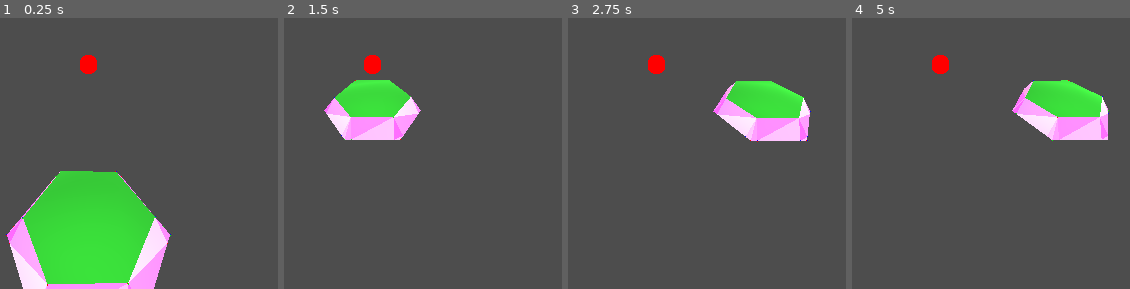
Above: before the commit, frames 1-4 (left to right).
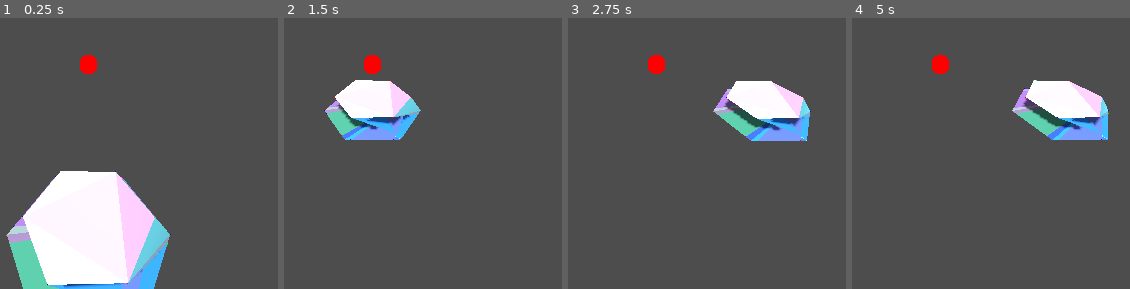
Above: after the commit, the same moments.

Repository: vincentwoelfer/hex
Game: Godot game, scene res://scenes/TestScene.tscn
Two runs of this game, one before a commit and one after it. Both use one fixed random seed, a clock stepped at 60 frames per second and the inputs below.
Inputs (mouse positions are in pixels of both pictures, inside the frame that each line leads up to):
- Up to frame 1 (0.25 s): no input
- Up to frame 2 (1.5 s): tap Enter at 0.5 s; move the mouse to (548, 42) at 0.52 s; hold S (move_cam_backward) 0.53-1.28 s; move the mouse to (outside the picture) at 1.27 s; tap W (move_cam_forward) at 1.35 s
- Up to frame 3 (2.75 s): move the mouse to (outside the picture) at 2.02 s; hold A (move_cam_left) from 2.03 s (still down)
- Up to frame 4 (5 s): move the mouse to (899, 153) at 2.77 s; release A (move_cam_left) at 2.78 s; tap D (move_cam_right) at 2.85 s; tap Space at 3.5 s; move the mouse to (outside the picture) at 3.52 s; hold Q (rotate_cam_left) 3.53-4.28 s; move the mouse to (outside the picture) at 4.27 s; tap E (rotate_cam_right) at 4.35 s

The runs differ from the first frame. In frame 1, 20% of the frame differs, in the area x 2-62%, y 56-100%; in frame 2, 5.8%; in frame 3, 5.9%; in frame 4, 5.9%.

Commit message:
Work on triangulation

Diff:
--- a/src/HexGeometry.gd
+++ b/src/HexGeometry.gd
@@ -4,6 +4,7 @@
 
 # Class variables
 var terrainMesh: MeshInstance3D
+var triangles: Array[Triangle]
 
 # Input
 @export var adjacent: Array[int] = [1, 1, 0, 0, -1, -1]
@@ -22,112 +23,79 @@
 	generate()
 
 func generate() -> void:
-	#assert(adjacent.size() == 6)
-	#adjacent.resize(6)
-	#adjacent.assign(range(7).filter(func(item: int) -> int: return item if item != null else 0))
-	#adjacent = adjacent.map(func(item: int) -> int: return item if item != null else 0)
+	generateTriangles()
 
+	# Build Mesh
 	var st: SurfaceTool = SurfaceTool.new()
 	st.begin(Mesh.PRIMITIVE_TRIANGLES)
+
+	for tri in triangles:
+		tri.addToSurfaceTool(st)
+
 	#########################################
+	# Removes duplicates. Only use later to not mask real number of vertices
+	#st.index()
+
+	st.generate_normals()
+	terrainMesh.mesh = st.commit()
+	terrainMesh.create_debug_tangents()
+
+	# Only for statistics output
+	var mdt := MeshDataTool.new()
+	mdt.create_from_surface(terrainMesh.mesh as ArrayMesh, 0)
+	print("Generated HexGeometry: ", mdt.get_vertex_count(), " vertices, ", mdt.get_face_count(), " faces")
+
+func generateTriangles() -> void:
+	triangles.clear()
 
 	var verts_inner := Utility.generateFullHexagonNoCorners(HexConst.inner_radius, HexConst.extra_verts_per_side, HexConst.core_circle_smooth_strength)
 	var verts_outer := Utility.generateFullHexagonWithCorners(HexConst.inner_radius, HexConst.outer_radius, HexConst.extra_verts_per_side)
 
+	# Adjust height of inner ring
 	for i in range(verts_inner.size()):
-		var h_var := 0.05
+		var h_var := 0.00 # 0.05
 		verts_inner[i].y += clamp(randfn(0.0, HexConst.height * h_var), HexConst.height * -h_var, HexConst.height * h_var)
 		verts_inner[i] += Utility.randCircularOffset(HexConst.inner_radius * 0.04)
 
-
-	# Adjust height of outer vertices according do adjacent tiles.
+	# Adjust height of outer vertices according do adjacent tiles
 	# We do this per corner!
 	for i in range(verts_outer.size()):
 		verts_outer[i].y -= HexConst.height
 
-	# for corner_dir in HexDir.values():
-	# 	var left_adjacent := adjacent[HexDir.prev(corner_dir)]
-	# 	var right_adjacent := adjacent[corner_dir]
-	# 	var height_left := HexConst.transition_height(left_adjacent)
-	# 	var height_right := HexConst.transition_height(right_adjacent)
+	#########################################
+	# Triangles for inner Hex Surface
+	#########################################
+	var col := Utility.randColor()
+	#var col := Color.FOREST_GREEN
 
-	# 	# Take left as reference and compute from that perspective
-	# 	var left_to_right_adjacent := right_adjacent - left_adjacent
-	# 	var height_from_left_to_right := HexConst.transition_height(left_to_right_adjacent)
+	# Generate PackedVec2Array
+	var verts_inner_packed: PackedVector2Array = []
+	for v in verts_inner:
+		verts_inner_packed.append(Utility.toVec2(v))
+	var indices: PackedInt32Array = Geometry2D.triangulate_delaunay(verts_inner_packed)
 
-	# 	# Adjust height by difference from our perspective to left
-	# 	var height_left_hex := left_adjacent * HexConst.height
-	# 	var height_opposite := height_left_hex + height_from_left_to_right
-
-	# 	# Now center height is simply those 3 weighted
-	# 	var height_center := (height_left + height_right + height_opposite) / 3.0
-
-	# 	verts_outer[corner_dir].left.y = height_left
-	# 	verts_outer[corner_dir].right.y = height_right
-	# 	verts_outer[corner_dir].center.y = height_center
+	for i in range(0, indices.size(), 3):
+		var i1 := indices[i]
+		var i2 := indices[i + 1]
+		var i3 := indices[i + 2]
+		triangles.append(Triangle.new(verts_inner[i1], verts_inner[i2], verts_inner[i3], Utility.randColorVariation(col)))
 
 	#########################################
-	# Inner Hex Surface
+	# Triangles for outer Hex Surface
 	#########################################
-	#var c := Utility.randColor()
-	var col := Color.FOREST_GREEN
+	var i := 0
+	var j := 0
+	var n1 := verts_inner.size()
+	var n2 := verts_outer.size()
 
-	# # Generate PackedVec2Array
-	# var verts_inner_packed: PackedVector2Array = []
-	# for v in verts_inner:
-	# 	verts_inner_packed.append(Utility.toVec2(v))
-	# var indices: PackedInt32Array = Geometry2D.triangulate_delaunay(verts_inner_packed)
-
-	# for i in range(0, indices.size(), 3):
-	# 	var i1 := indices[i]
-	# 	var i2 := indices[i + 1]
-	# 	var i3 := indices[i + 2]
-	# 	addTri(st, verts_inner[i1], verts_inner[i2], verts_inner[i3], Utility.randColorVariation(col))
-
-	#########################################
-	# Outer Hex Surface
-	#########################################
-	col = Color.WEB_GRAY
-
-	var verts_combined_packed: PackedVector2Array = []
-	for v in verts_inner:
-		verts_combined_packed.append(Utility.toVec2(v))
-	for v in verts_outer:
-		verts_combined_packed.append(Utility.toVec2(v))
-	var indices := Geometry2D.triangulate_delaunay(verts_combined_packed)
-
-	for i in range(0, indices.size(), 3):
-		# var i1 := verts_inner[indices[i]] if i <= verts_inner.size() else verts_outer[indices[i - verts_inner.size()]]
-		# var i2 := indices[i+1]
-		# var i3 := indices[i+2]
-		var a: Vector3
-		var b: Vector3
-		var c: Vector3
-
-		var all_inner := true
-
-		if indices[i] < verts_inner.size():
-			a = verts_inner[indices[i]]
+	col = Utility.randColor()
+	while i < n1 or j < n2:
+		if j == n2 or (i < n1 and (i + 1) % n1 <= (j + 1) % n2):
+			triangles.append(Triangle.new(verts_inner[i % n1], verts_outer[j % n2], verts_inner[(i + 1) % n1], Utility.randColorVariation(col)))
+			i += 1
 		else:
-			all_inner = false
-			a = verts_outer[indices[i] - verts_inner.size()]
-
-		if indices[i + 1] < verts_inner.size():
-			b = verts_inner[indices[i + 1]]
-		else:
-			all_inner = false
-			b = verts_outer[indices[i + 1] - verts_inner.size()]
-
-		if indices[i + 2] < verts_inner.size():
-			c = verts_inner[indices[i + 2]]
-		else:
-			all_inner = false
-			c = verts_outer[indices[i + 2] - verts_inner.size()]
-
-		if all_inner:
-			addTri(st, a, b, c, Color.FOREST_GREEN)
-		else:
-			addTri(st, a, b, c, Utility.randColorVariation(Color.ORCHID))
+			triangles.append(Triangle.new(verts_inner[i % n1], verts_outer[j % n2], verts_outer[(j + 1) % n2], Utility.randColorVariation(col)))
+			j += 1
 
 	# # Connection Inner <-> Outer for each HexDirection
 	# for curr in HexDir.values():
@@ -145,34 +113,3 @@
 	# 	# Two triangles between inner point, outer center point and outer left/right
 	# 	addTri(st, verts_inner[corner_dir], verts_outer[corner_dir].left, verts_outer[corner_dir].center, c)
 	# 	addTri(st, verts_inner[corner_dir], verts_outer[corner_dir].center, verts_outer[corner_dir].right, c.darkened(0.3))
-
-
-	#########################################
-	# Removes duplicates. Only use later to not mask real number of vertices
-	#st.index()
-
-	st.generate_normals()
-	terrainMesh.mesh = st.commit()
-	terrainMesh.create_debug_tangents()
-
-	# Only for statistics output
-	var mdt := MeshDataTool.new()
-	mdt.create_from_surface(terrainMesh.mesh as ArrayMesh, 0)
-	print("Generated HexGeometry: ", mdt.get_vertex_count(), " vertices, ", mdt.get_face_count(), " faces")
-
-
-func addTri(st: SurfaceTool, a: Vector3, b: Vector3, c: Vector3, color: Color) -> void:
-	if not Geometry2D.is_polygon_clockwise(PackedVector2Array([Utility.toVec2(a), Utility.toVec2(b), Utility.toVec2(c)])):
-		st.set_color(color)
-		st.add_vertex(a)
-		st.add_vertex(b)
-		st.add_vertex(c)
-	else:
-		st.set_color(color)
-		st.add_vertex(a)
-		st.add_vertex(c)
-		st.add_vertex(b)
-
-func addQuad(st: SurfaceTool, a: Vector3, b: Vector3, c: Vector3, d: Vector3, color: Color, darken: float = 0.0) -> void:
-	addTri(st, a, b, c, color)
-	addTri(st, a, c, d, color.darkened(darken))
--- /dev/null
+++ b/src/Triangle.gd
@@ -0,0 +1,36 @@
+class_name Triangle
+
+var a: Vector3
+var b: Vector3
+var c: Vector3
+var color: Color
+
+func _init(a_: Vector3, b_: Vector3, c_: Vector3, color_: Color = Color()) -> void:
+    if not Geometry2D.is_polygon_clockwise(PackedVector2Array([Utility.toVec2(a_), Utility.toVec2(b_), Utility.toVec2(c_)])):
+        self.a = a_
+        self.b = b_
+        self.c = c_
+    else:
+        self.a = a_
+        self.b = c_
+        self.c = b_
+    self.color = color_
+    assert(a != b and a != c and b != c, "Triangle points must be different")
+
+func getArea() -> float:
+    return 0.5 * (b - a).cross(c - a).length()
+
+func getRandPoint() -> Vector3:
+    var u: float = randf()
+    var v: float = randf()
+    if u + v > 1.0:
+        u = 1.0 - u
+        v = 1.0 - v
+    var w: float = 1.0 - u - v
+    return a * u + b * v + c * w
+
+func addToSurfaceTool(st: SurfaceTool) -> void:
+    st.set_color(color)
+    st.add_vertex(a)
+    st.add_vertex(b)
+    st.add_vertex(c)
--- a/src/Utility.gd
+++ b/src/Utility.gd
@@ -124,29 +124,3 @@
 
 static func toVec3(v: Vector2) -> Vector3:
 	return Vector3(v.x, 0.0, v.y)
-
-###############################
-class Triangle:
-	var a: Vector3
-	var b: Vector3
-	var c: Vector3
-
-	func _init(a_: Vector3, b_: Vector3, c_: Vector3) -> void:
-		self.a = a
-		self.b = b
-		self.c = c
-
-		assert(a != b and a != c and b != c, "Triangle points must be different")
-		assert(Geometry2D.is_polygon_clockwise(PackedVector2Array([Utility.toVec2(a), Utility.toVec2(b), Utility.toVec2(c)])), "Triangle points must be clockwise!")
-
-	func getArea() -> float:
-		return 0.5 * (b - a).cross(c - a).length()
-
-	func getRandPoint() -> Vector3:
-		var u: float = randf()
-		var v: float = randf()
-		if u + v > 1.0:
-			u = 1.0 - u
-			v = 1.0 - v
-		var w: float = 1.0 - u - v
-		return a * u + b * v + c * w
